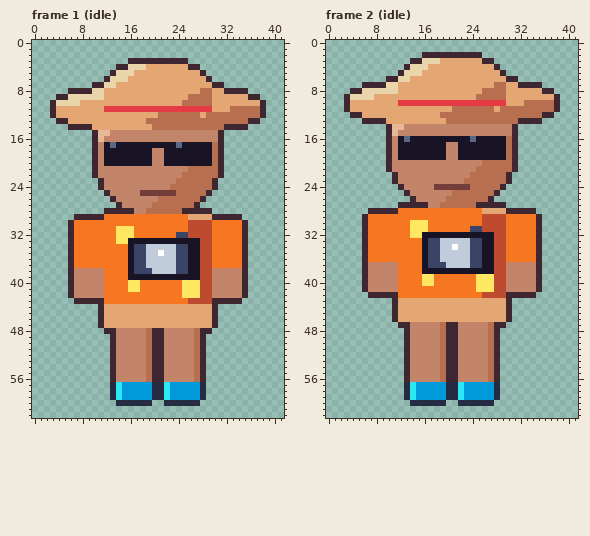
File history of a pixel-art file, art/depths/photo-op@75.aseprite. That is the earlier state.
42x63 pixels, 4 frames. Shown: frame 1 (idle), frame 2 (idle). The commit also changed other frames, which this record leaves out.
After:
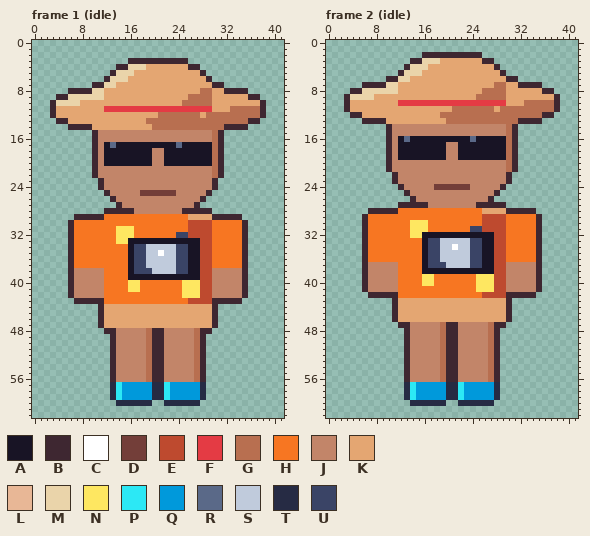
Palette (. is transparent): A #181425  B #3e2731  C #ffffff  D #733e39  E #be4a2f  F #e43b44  G #b86f50  H #f77622  J #c28569  K #e4a672  L #e8b796  M #ead4aa  N #fee761  P #2ce8f5  Q #0099db  R #5a6988  S #c0cbdc  T #262b44  U #3a4466
From old to new:
Frame 1 (idle):
y 15: x 11..12 LL -> JJ; x 30 J -> G
y 16: x 11 L -> J; x 30 J -> G
y 21: x 26..29 GGGG -> JJJJ
y 22: x 25..29 GGGGG -> JJJJJ
y 23: x 24..29 GGGGGG -> JJJJJJ
y 24: x 23..29 GGGGGGG -> JJJJJJJ
y 25: x 24..28 GGGGG -> JJJJJ
y 26: x 21..27 GGGGGGG -> JJJJJJJ
y 27: x 20..26 GGGGGGG -> JJJJJJJ
y 28: x 19..24 GGGGGG -> JJJJJJ
Frame 2 (idle):
y 14: x 11..12 LL -> JJ; x 30 J -> G
y 15: x 11 L -> J; x 30 J -> G
y 20: x 26..29 GGGG -> JJJJ
y 21: x 25..29 GGGGG -> JJJJJ
y 22: x 24..29 GGGGGG -> JJJJJJ
y 23: x 23..29 GGGGGGG -> JJJJJJJ
y 24: x 24..28 GGGGG -> JJJJJ
y 25: x 21..27 GGGGGGG -> JJJJJJJ
y 26: x 20..26 GGGGGGG -> JJJJJJJ
y 27: x 19..24 GGGGGG -> JJJJJJ
Pixel boxes of the changes (left, top, right, bottom) in both pictures:
changed: (98, 130, 110, 142)
changed: (212, 130, 218, 142)
changed: (146, 166, 212, 214)
changed: (392, 124, 404, 136)
changed: (440, 124, 512, 208)
